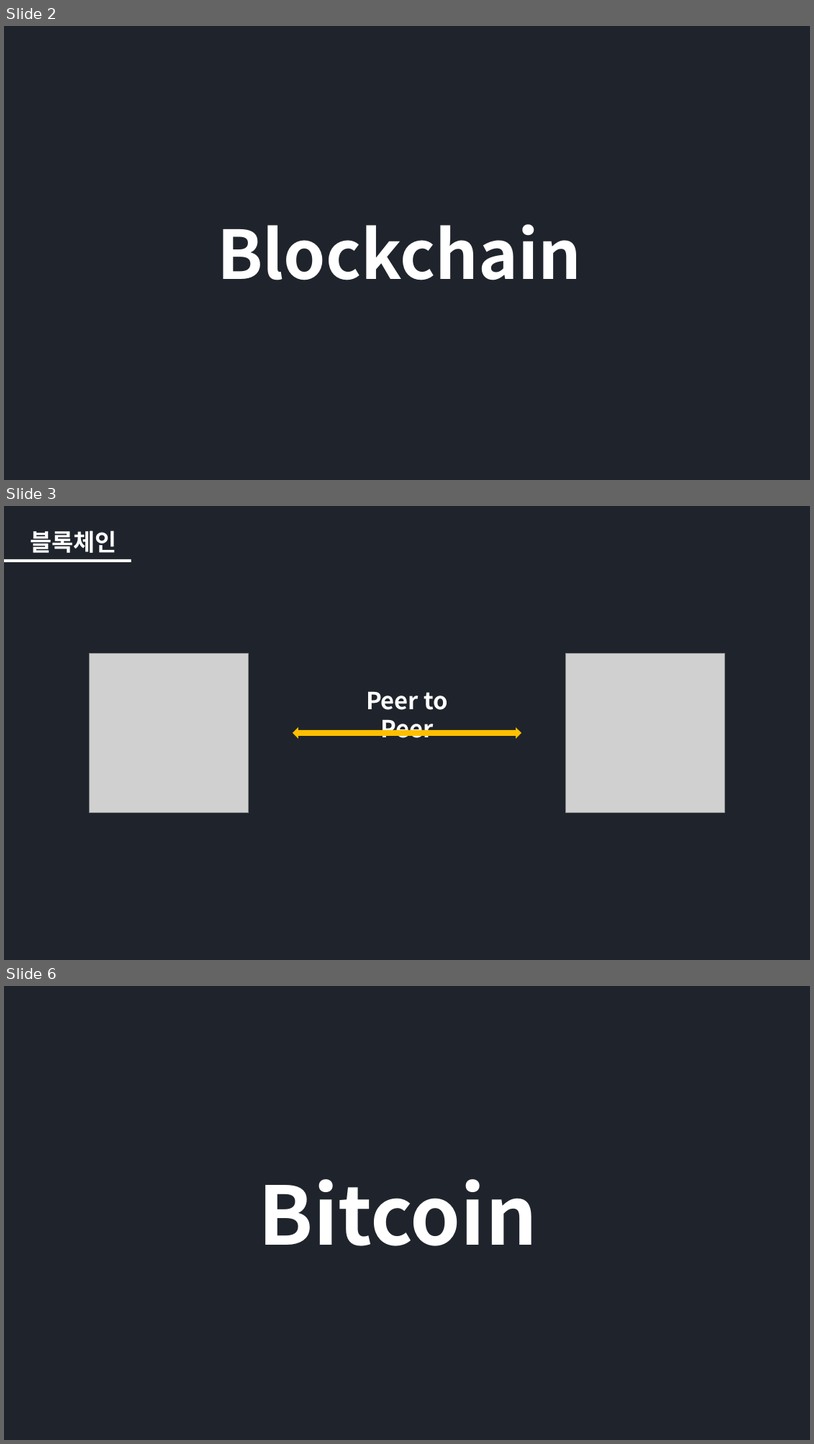
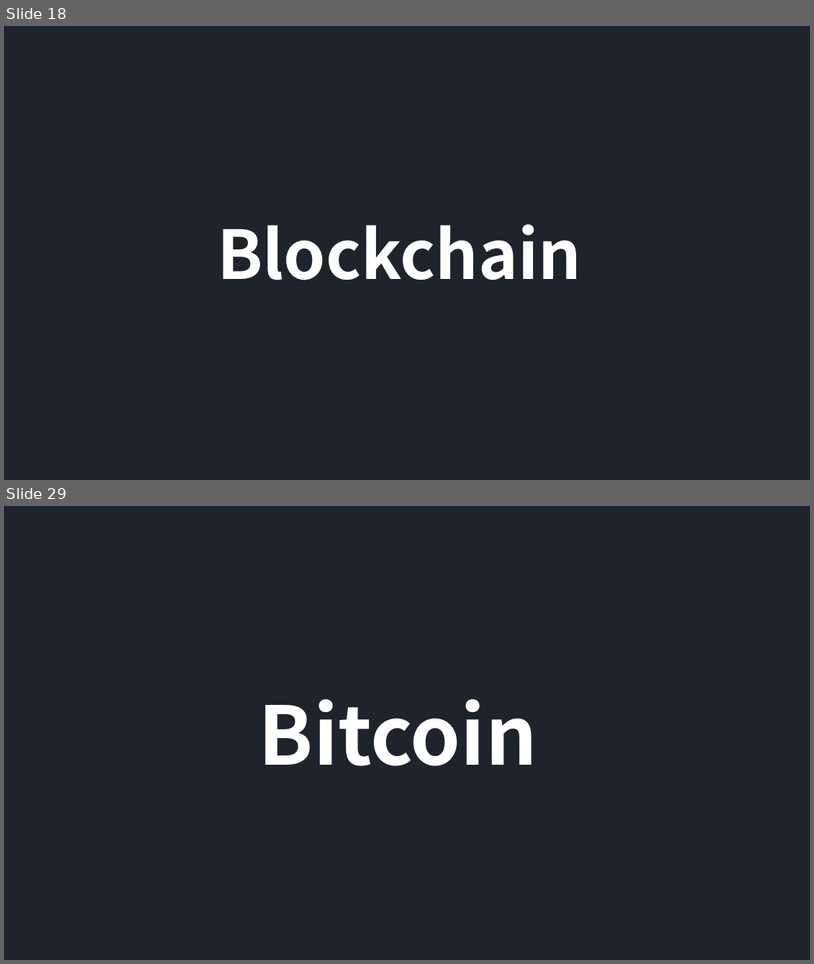
Before and after one commit to iKeyDev-KsJ/Blockchain-Academy, a slide deck: Week_1/Blockchain.pptx. Shown one above the other, each under a label of ours: slides 2, 3 and 6 before the commit, slides 18 and 29 after it; the slides between them are not shown. The pictures are 814x1444 and 814x964 pixels, drawn with LibreOffice and Linux fonts; fonts in the diff are those of the drawing; grey boxes stand for pictures. Boxes give left, top, right and bottom in pixels: in the first picture for what was removed or moved away, otherwise in the second. Text is boxed around its words. In the diff, an @@ line names an element or a change of style, - is before the commit and + after.

```diff
--- a/Week_1/Blockchain.pptx
+++ b/Week_1/Blockchain.pptx
@@ slide 3 removed at bbox=[4, 506, 810, 960], background #141921 at 95% opacity @@
@@ text removed at bbox=[30, 530, 116, 553] @@
-블록체인
@@ rectangle removed at bbox=[4, 559, 131, 562] @@
@@ picture removed at bbox=[89, 653, 248, 812] @@
@@ picture removed at bbox=[566, 653, 725, 812] @@
@@ text removed at bbox=[366, 691, 448, 738] @@
-Peer to Peer
@@ left right arrow removed at bbox=[293, 728, 522, 739] @@
@@ what was slide 2 is now slide 18 @@
@@ what was slide 6 is now slide 29 @@
```
Also in this commit, not shown: 9 slides changed, 38 slides added, 35 other slides removed, 8 other files.
